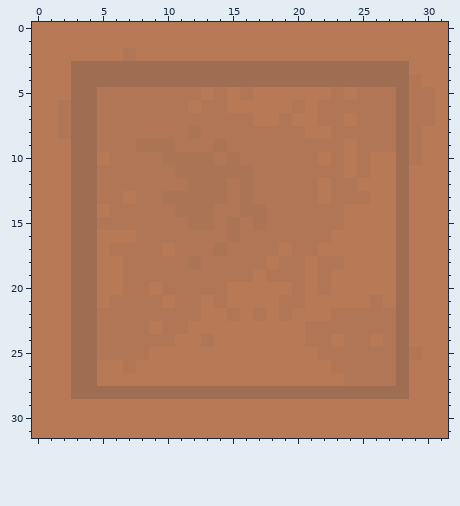
One commit to this pixel-art sprite: Assets/Sprites/Tiles/Wall.png. Above is the file before it was changed.
The file is 32x32 pixels. Colours within 5 levels of each other are drawn and written as one.
After the commit:
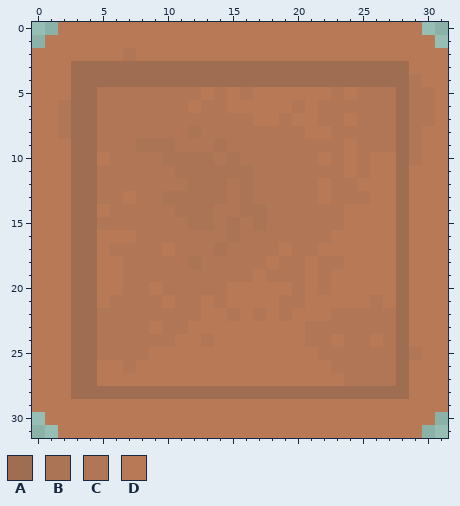
Palette (. is transparent): A #9f6d51  B #ab7454  C #b17655  D #b77956
Edits made:
Changed rows in their new state; - is an unchanged pixel.
first column x 0:
 0 ..----------------------------..
 1 .------------------------------.
first column x 0:
30 .------------------------------.
31 ..----------------------------..
